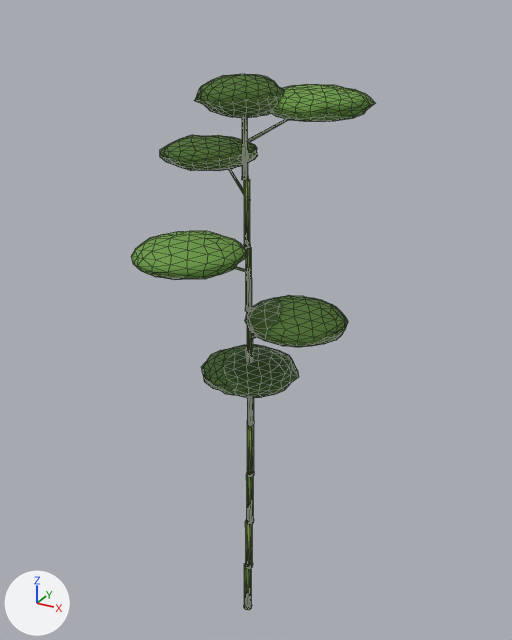
Renders of the glTF model assets/models/bamboo.glb from each side of a commit.
One viewpoint serves both versions: a 50 mm camera at (4.12, -7.23, 8.49) aimed at (0.06, 0.15, 4.8). The axes (+X, +Y, +Z) are drawn at lower left. The lights are the same throughout. The first picture is the older version. Mesh edges are drawn as thin lines.

In view in the first picture: 'geometry_0'.
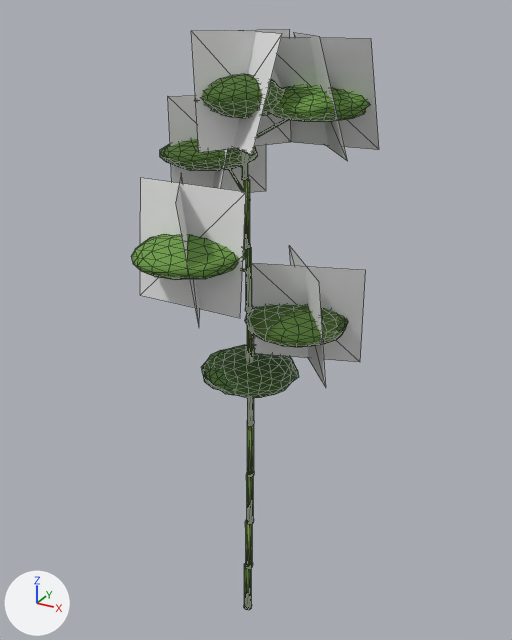
Where the change shows, as pixel boxes [x1, y1, x2, y2] in the pictures (512 x 640 px):
'geometry_1', added: after [140, 29, 379, 387]

The change, as a diff of the scene's bpy script:
```diff
--- a/assets/models/bamboo.glb.py
+++ b/assets/models/bamboo.glb.py
@@ mat_alpha_leaf @@
+mat_alpha_leaf = principled_material('alpha_leaf')
+mat_alpha_leaf.base_color = (0.8, 0.8, 0.8)  # white #e7e7e7
+mat_alpha_leaf.roughness = 0.95
@@ me_geometry_1 @@
+me_geometry_1.from_pydata(...)  # 40 vertices, 20 faces; spans x -1.17..1.53, y -1.45..1.1, z 4.43..8.27
+me_geometry_1.materials.append(mat_alpha_leaf)  # its picture is missing
@@ ob_geometry_1 @@
+ob_geometry_1 = bpy.data.objects.new('geometry_1', me_geometry_1)
+ob_geometry_1.location = (0.0, 0.0, 0.0)
```
